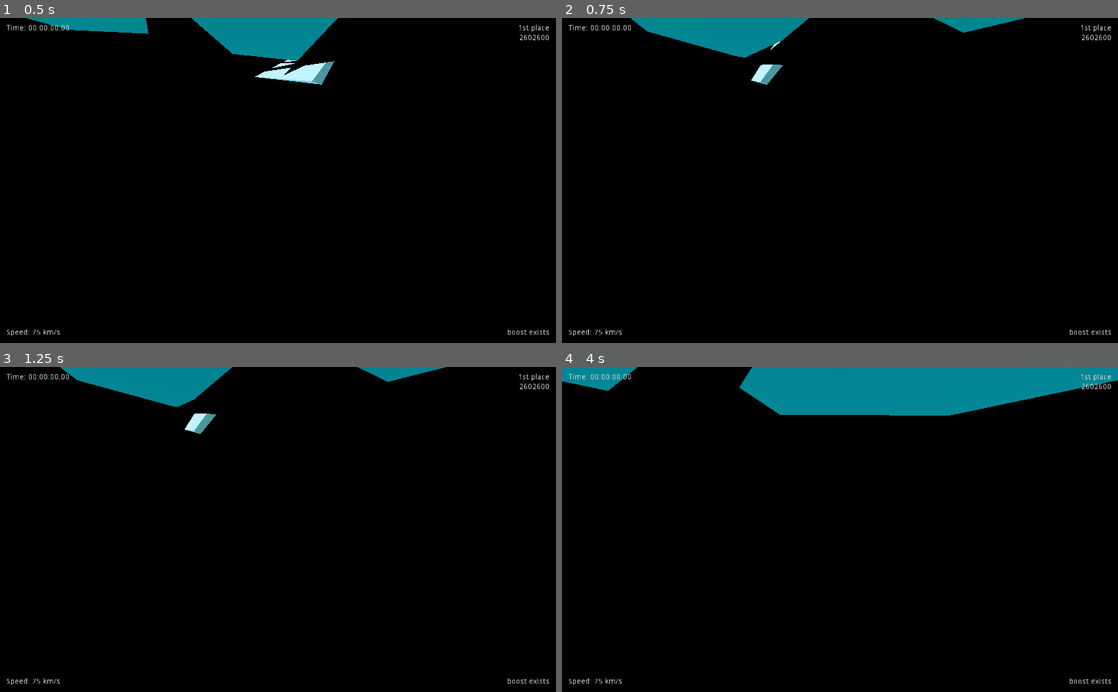
Above: before the commit, frames 1-4 (two rows, left to right).
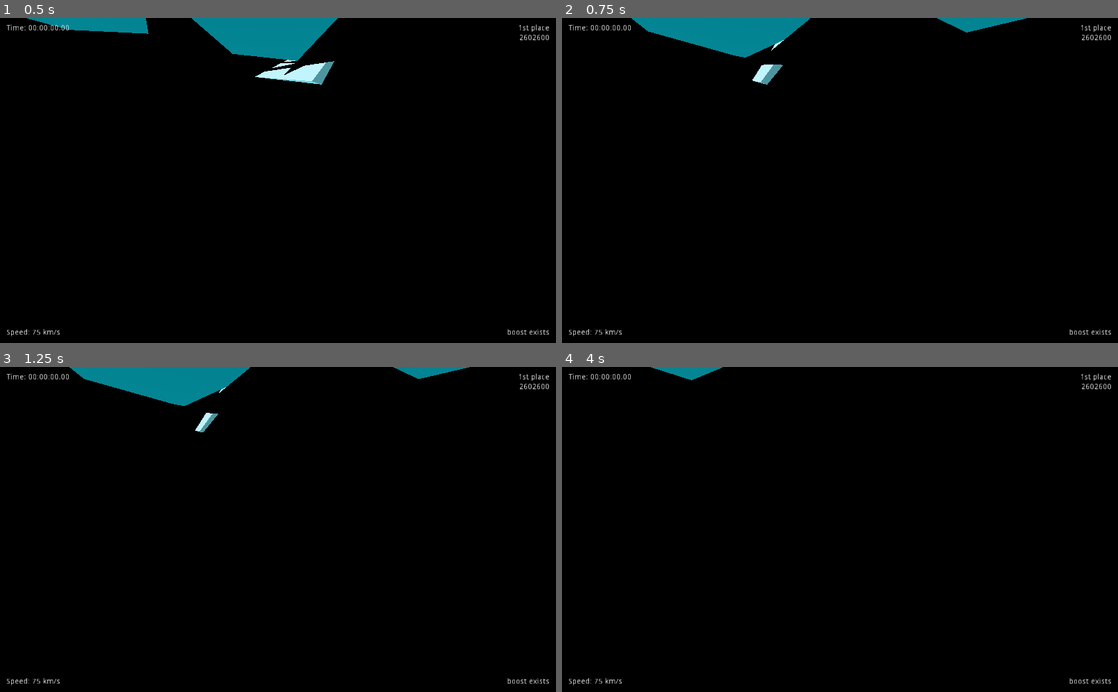
Above: after the commit, the same moments.

Repository: DeerTears/KinematicBoarder
Game: Godot game, scene res://Levels/Area1.tscn
Two runs of this game, one before a commit and one after it. Both use one fixed random seed, a clock stepped at 60 frames per second and the inputs below.
Inputs (mouse positions are in pixels of both pictures, inside the frame that each line leads up to):
- Up to frame 1 (0.5 s): no input
- Up to frame 2 (0.75 s): move the mouse to (867, 180) at 0.52 s; hold W (fwd) from 0.53 s (still down); hold Mouse wheel up (zoom_in) from 0.53 s (still down)
- Up to frame 3 (1.25 s): keep holding W (fwd); keep holding Mouse wheel up (zoom_in)
- Up to frame 4 (4 s): keep holding W (fwd); move the mouse to (812, 529) at 1.27 s; release Mouse wheel up (zoom_in) at 1.28 s; tap Mouse wheel down (zoom_out) at 1.35, 2.85 s; move the mouse to (851, 523) at 2.02 s; hold Mouse wheel up (zoom_in) 2.03-2.78 s; move the mouse to (834, 536) at 2.77 s; move the mouse to (878, 532) at 3.52 s; hold Mouse wheel up (zoom_in) from 3.53 s (still down)

Frame 1 is identical in both runs. In frame 2, 0.1% of the frame differs, in the area x 12-84%, y 0-21%; in frame 3, 1.1%; in frame 4, 9.0%, in the area x 0-100%, y 0-15%.

Commit message:
fixed turning, improved floor normal indicator

Diff:
--- a/Actors/Player.tscn
+++ b/Actors/Player.tscn
@@ -22,6 +22,10 @@
 
 [sub_resource type="PrismMesh" id=6]
 size = Vector3( 0.5, 0.5, 0.1 )
+
+[sub_resource type="CylinderMesh" id=7]
+top_radius = 0.05
+bottom_radius = 0.05
 
 [node name="Player" type="Spatial"]
 script = ExtResource( 1 )
@@ -88,6 +92,11 @@
 [node name="NormalArrow" type="MeshInstance" parent="NormalJoint"]
 transform = Transform( 1, 0, 0, 0, 1, 0, 0, 0, 1, 0, 3, 0 )
 mesh = SubResource( 6 )
+material/0 = null
+
+[node name="MeshInstance" type="MeshInstance" parent="NormalJoint"]
+transform = Transform( 1, 0, 0, 0, 1, 0, 0, 0, 1, 0, 1.75282, 0 )
+mesh = SubResource( 7 )
 material/0 = null
 
 [node name="MagnitudeJoint" type="Spatial" parent="."]
--- a/Actors/Scripts/Rider.gd
+++ b/Actors/Scripts/Rider.gd
@@ -1,64 +1,58 @@
 extends KinematicBody
 
 export var input_strength = Vector2.ZERO
+
+# stats
+export var accel: float = 800.0
+export var edging: float = 3.0
 
 # clamps
 var max_speed: float = 300.0
 var min_speed: float = 10.0
 var max_reverse: float = -20.0
 
-# stats
-export var accel: float = 800.0
-export var edging: float = 3.0
-
 # physics
 var gravity = Vector3(0, -9.81, 0)
 var velocity = Vector3.ZERO
 var dampening = 0.9825 # todo: make steering behaviour
-export var current_floor_normal = Vector3.UP # ensures we get all the normal applied to our angle
-var lerp_to_floor = Vector3.UP
-var spin_angle: float
-var max_angle = 0.8
+export var current_floor_normal = Vector3.UP
 
 func _physics_process(delta):
 	input_strength = input_strength.normalized()
 
 	var turn_amount = deg2rad(edging * input_strength.x * -1)
+
 	var magnitude = accel * input_strength.y * delta
 	magnitude = clamp(magnitude, max_reverse, max_speed)
 
 	if is_on_floor():
-		# my way of snapping to the ground for right now
-		velocity.y = -.25
-		var old_y_normal = current_floor_normal.y
 		current_floor_normal = get_floor_normal()
-		current_floor_normal.y = old_y_normal
-		current_floor_normal = current_floor_normal.normalized()
-		rotation = rotation.move_toward(current_floor_normal, delta * 5)
-		rotation.y = old_y_normal
+		rotation.x = rotation.move_toward(current_floor_normal, delta * 5).x
+		rotation.z = rotation.move_toward(current_floor_normal, delta * 5).z
+		# i can't do rotation.y because this always resets existing turning information
+		# ...unless the ball never rotates at all?
+		# and i had the player mesh rotate based on the direction of our velocity?
+		# so it'd be the velocity i'm adjusting rather than my rotation amount...
 
+		velocity.y = -1 # temp way to snap to floor
 	else:
-		# rotate ourselves towards a standing position in the air
-		#rotation.x = rotation.move_toward(Vector3.UP, delta).x
-		#rotation.z = rotation.move_toward(Vector3.UP, delta).z
-		current_floor_normal = Vector3.UP
+		# rotate towards standing position mid-air
+		#current_floor_normal = Vector3.UP
+		rotation.x = rotation.move_toward(Vector3.UP, delta).x
+		rotation.z = rotation.move_toward(Vector3.UP, delta).z
 		turn_amount *= 0.5
-	if input_strength.x != 0:
-		lerp_to_floor = lerp_to_floor.move_toward(current_floor_normal, delta * 5)
-
-	# combine our rotations
-	#rotation = lerp_to_floor
-	#spin_angle += turn_amount
 	rotate_object_local(Vector3.UP, turn_amount)
 
 	# next: take my intended speed and rotate it to where I'm facing
 	var rotated_magnitude = Vector3.ZERO
-	rotated_magnitude.x = magnitude
+	rotated_magnitude.z = magnitude
 	# use my floor normal as the axis to rotate,
 	# and use the amount of degrees I've rotated to determine the angle
 	rotated_magnitude = rotated_magnitude.rotated(current_floor_normal, rotation.y)
 	rotated_magnitude.y = 0 # but don't fly upwards if we face upwards
 	velocity += (rotated_magnitude + gravity) * delta
-	move_and_slide(velocity, current_floor_normal, false, 4, max_angle, false)
+	velocity = velocity.rotated(Vector3.UP, turn_amount)
+	move_and_slide(velocity, current_floor_normal, false, 4, 0.8, false)
 	velocity.x *= dampening
-	velocity.z *= dampening # lose speed overtime
+	velocity.z *= dampening
+	print(rotation.y)
Not shown: 1 places in Actors/Player.tscn that only renumber resources
